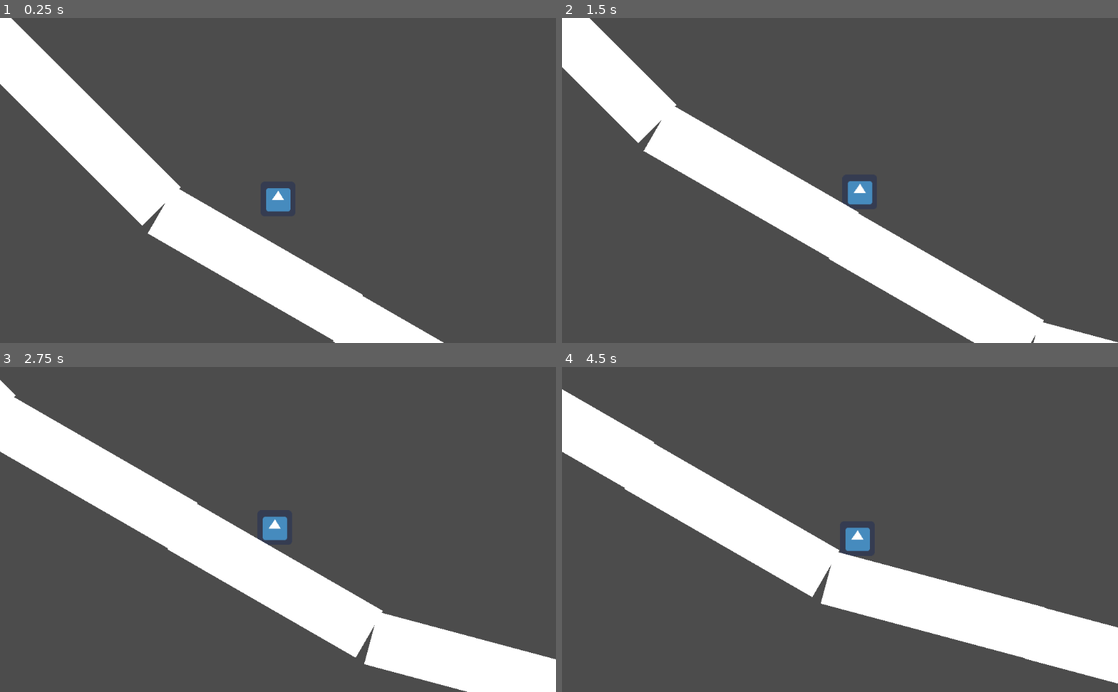
Above: before the commit, frames 1-4 (two rows, left to right).
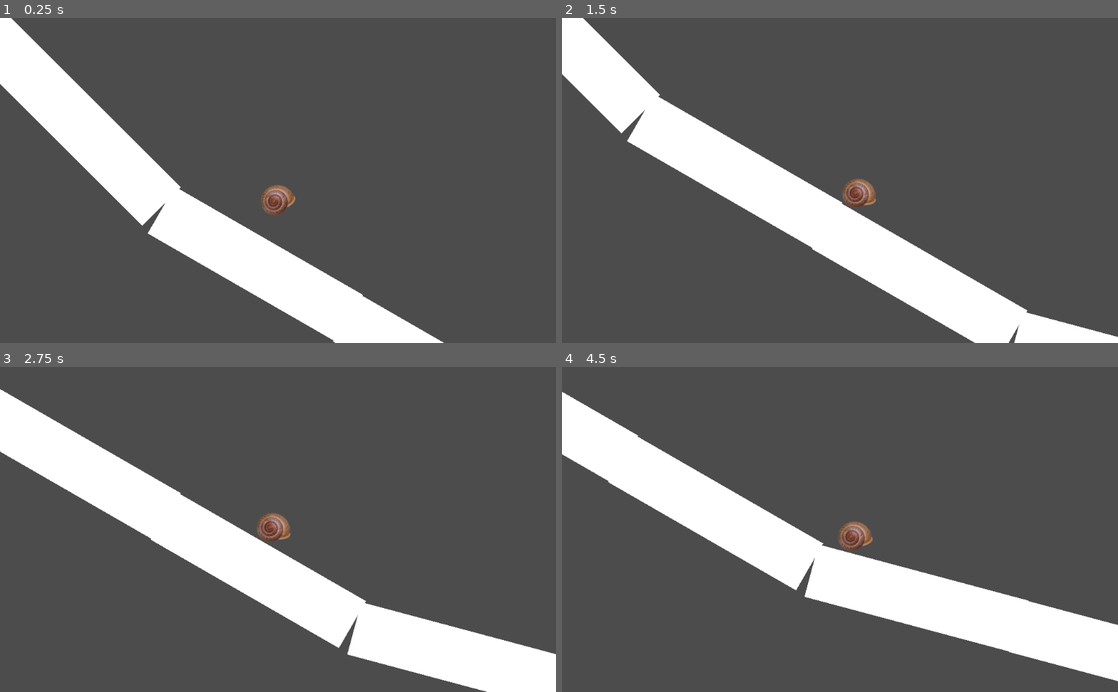
Above: after the commit, the same moments.

Repository: textrivers/chrono-crabs
Game: Godot game, scene res://Scenes/World.tscn
The game is run twice, just before and just after one commit, with the same random seed, the same clock (stepped at 60 frames per second) and the same inputs. This scene is started directly instead of the project's main scene. The engine's default icon, where the game draws it, is replaced by a stand-in: a white triangle on a blue panel in a dark square.
Inputs:
- Up to frame 1 (0.25 s): no input
- Up to frame 2 (1.5 s): hold Right (ui_right) from 0.53 s (still down)
- Up to frame 3 (2.75 s): release Right (ui_right) at 2.03 s; hold Left (ui_left) from 2.03 s (still down)
- Up to frame 4 (4.5 s): release Left (ui_left) at 2.78 s; hold Right (ui_right) 2.78-4.28 s; hold Left (ui_left) from 4.28 s (still down)

The runs differ from the first frame. In frame 1, 0.5% of the frame differs, in the area x 46-54%, y 51-61%; in frame 2, 1.8%; in frame 3, 1.7%; in frame 4, 2.5%, in the area x 0-100%, y 6-98%.

Commit message:
movement changes, etc

Diff:
--- a/Scenes/DumbPlayer.gd
+++ b/Scenes/DumbPlayer.gd
@@ -9,6 +9,8 @@
 var gravity = 1600
 var last_frame_pos = Vector2(0,0)
 var pos_diff = 0
+var flipped = false
+var flip_now = false
 
 const REST_AMOUNT = 10
 const ROTATION_CONST = 1.8
@@ -17,12 +19,13 @@
 	pass
 
 func get_floor_normal():
-	floor_normal = $RayDown.get_collision_normal()
+	if $RayDown.is_colliding():
+		floor_normal = $RayDown.get_collision_normal()
 
 func get_input():
 	if Input.is_action_pressed("ui_down"):
 		rolling = true
-		get_floor_normal()
+		flip_now = false
 		if floor_normal == Vector2(0, -1):
 			if abs(velocity.x) > 5:
 				velocity.x = lerp(velocity.x, 0, 0.01)
@@ -31,13 +34,18 @@
 	else:
 		rolling = false
 		if is_on_floor():
-			if Input.is_action_pressed("ui_right"):
-				velocity.x = min(velocity.x + accel, MAX_SPEED)
-			elif Input.is_action_pressed("ui_left"):
-				velocity.x = max(velocity.x - accel, -MAX_SPEED)
+			if flipped == false:
+				if Input.is_action_pressed("ui_right"):
+					velocity.x = min(velocity.x + accel, MAX_SPEED)
+				elif Input.is_action_pressed("ui_left"):
+					velocity.x = max(velocity.x - accel, -MAX_SPEED)
+				else:
+					velocity.x = lerp(velocity.x, 0, 0.2)
 			else:
 				velocity.x = lerp(velocity.x, 0, 0.2)
 func move_player():
+
+
 	## translation
 	velocity = move_and_slide(velocity, floor_normal, true, 4, 0.8, true)
 
@@ -45,13 +53,29 @@
 	if rolling:
 		pos_diff = position.x - last_frame_pos.x
 		rotation_degrees += pos_diff * ROTATION_CONST
-	else: rotation_degrees = lerp(rotation_degrees, 0, 0.05)
+	else:
+		if $RayDown.is_colliding() || flip_now == true:
+			rotation_degrees = lerp(rotation_degrees, rad2deg(floor_normal.angle()) + 90, 0.2)
+		else:
+			## timer for flipping upright
+			if $FlipTimer.is_stopped():
+				flip_now = false
+				flipped = true
+				$FlipTimer.start()
 
+	last_frame_pos.x = position.x
 
 func _physics_process(delta):
+	get_floor_normal()
 	if !is_on_floor() or rolling:
 		velocity.y += gravity * delta
 
 	get_input()
 	move_player()
-	last_frame_pos.x = position.x
+
+
+
+func _on_FlipTimer_timeout():
+	$FlipTimer.stop()
+	flip_now = true
+	flipped = false
--- a/Scenes/DumbPlayer.tscn
+++ b/Scenes/DumbPlayer.tscn
@@ -1,7 +1,7 @@
 [gd_scene load_steps=4 format=2]
 
 [ext_resource path="res://Scenes/DumbPlayer.gd" type="Script" id=1]
-[ext_resource path="res://icon.png" type="Texture" id=2]
+[ext_resource path="res://Sprites/placeholder_shell.png" type="Texture" id=2]
 
 [sub_resource type="CircleShape2D" id=1]
 radius = 33.4425
@@ -17,3 +17,7 @@
 
 [node name="RayDown" type="RayCast2D" parent="."]
 enabled = true
+
+[node name="FlipTimer" type="Timer" parent="."]
+wait_time = 0.5
+[connection signal="timeout" from="FlipTimer" to="." method="_on_FlipTimer_timeout"]
--- a/Scenes/Lobby.gd
+++ b/Scenes/Lobby.gd
@@ -97,10 +97,10 @@
 		_set_status("IP address is invalid", false)
 		return
 
-	var host = NetworkedMultiplayerENet.new()
-	host.set_compression_mode(NetworkedMultiplayerENet.COMPRESS_RANGE_CODER)
-	host.create_client(ip, DEFAULT_PORT)
-	get_tree().set_network_peer(host)
+	var joiner = NetworkedMultiplayerENet.new()
+	joiner.set_compression_mode(NetworkedMultiplayerENet.COMPRESS_RANGE_CODER)
+	joiner.create_client(ip, DEFAULT_PORT)
+	get_tree().set_network_peer(joiner)
 
 	_set_status("Connecting...", true)
 
--- a/Scenes/Lobby.tscn
+++ b/Scenes/Lobby.tscn
@@ -88,7 +88,7 @@
 margin_top = 120.0
 margin_right = 210.0
 margin_bottom = 140.0
-text = "Play Now!"
+text = "Click for single player"
 [connection signal="pressed" from="Panel/Host_Button" to="." method="_on_Host_Button_pressed"]
 [connection signal="pressed" from="Panel/Join_Button" to="." method="_on_Join_Button_pressed"]
 [connection signal="pressed" from="Panel/Status_1_Player" to="." method="_on_Status_1_Player_pressed"]
--- a/Scenes/World.tscn
+++ b/Scenes/World.tscn
@@ -9,7 +9,6 @@
 [ext_resource path="res://Scenes/BowlLeft.tscn" type="PackedScene" id=7]
 
 [node name="World" type="Node2D"]
-editor/display_folded = true
 script = ExtResource( 1 )
 
 [node name="RacetrackRectangle" parent="." instance=ExtResource( 2 )]
